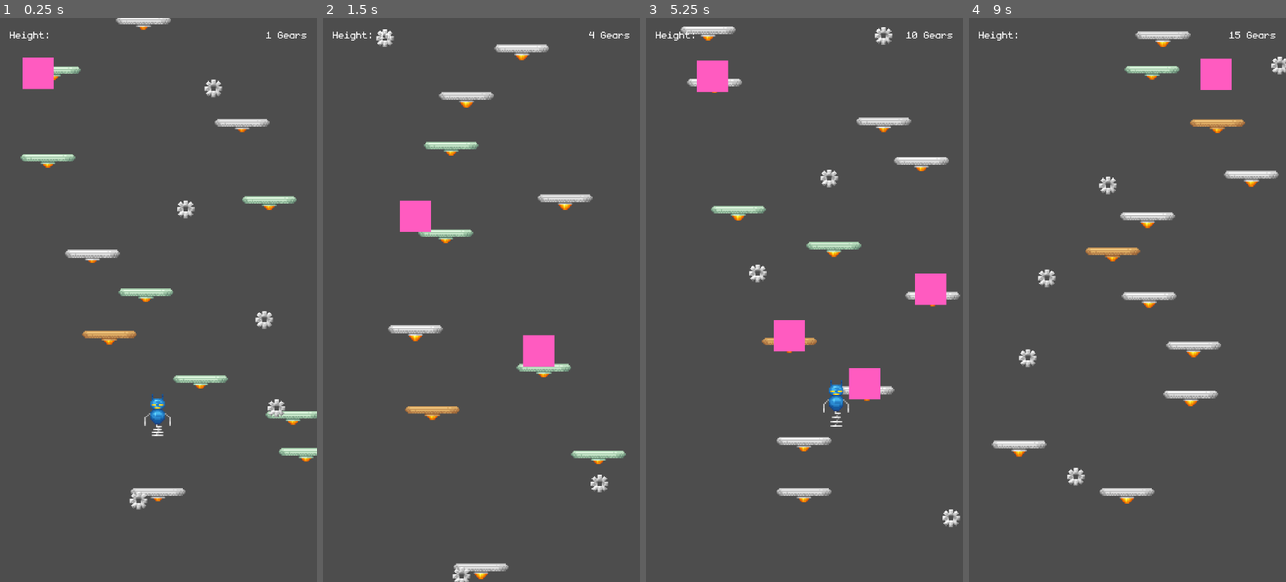
Above: before the commit, frames 1-4 (left to right).
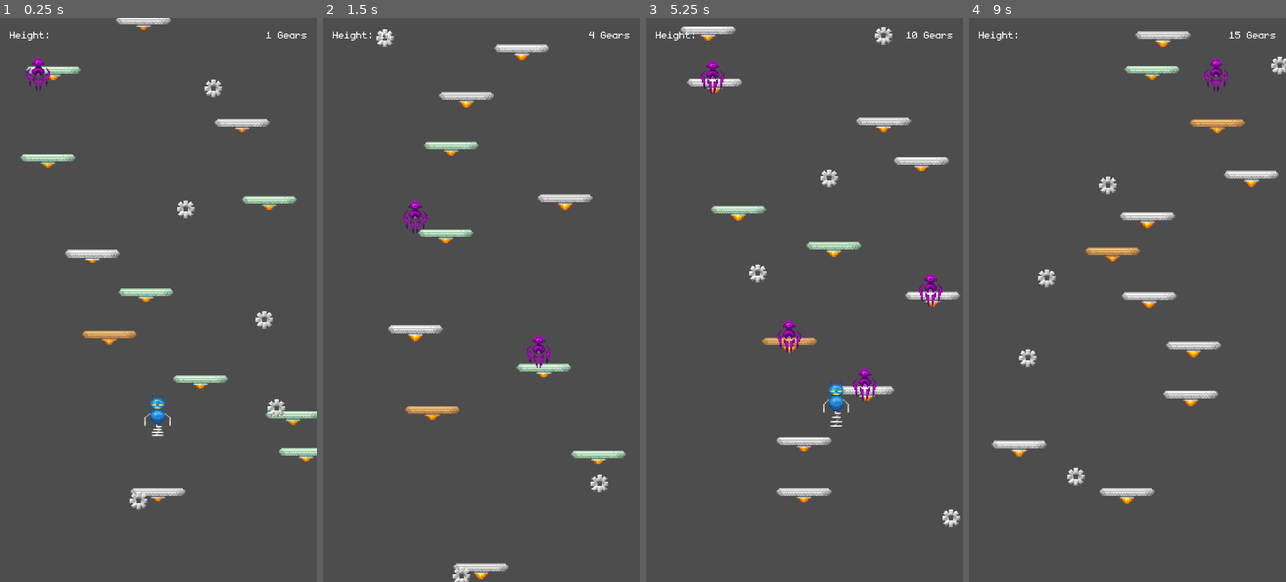
Above: after the commit, the same moments.

Repository: viteax/doodya-jump
Game: Godot game, scene res://main.tscn
The game is run twice, just before and just after one commit, with the same random seed, the same clock (stepped at 60 frames per second) and the same inputs.
Inputs:
- Up to frame 1 (0.25 s): no input
- Up to frame 2 (1.5 s): hold Space (shoot) 0.53-1.28 s; hold Right (ui_right) from 0.53 s (still down); tap Space (shoot) at 1.35 s
- Up to frame 3 (5.25 s): release Right (ui_right) at 2.03 s; hold Left (ui_left) 2.03-2.78 s; hold Space (shoot) 2.03-2.78 s; hold Right (ui_right) 2.78-4.28 s; tap Space (shoot) at 2.85, 4.35 s; hold Space (shoot) 3.53-4.28 s; hold Left (ui_left) 4.28-5.03 s; hold Right (ui_right) from 5.03 s (still down); hold Space (shoot) from 5.03 s (still down)
- Up to frame 4 (9 s): release Right (ui_right) at 5.78 s; release Space (shoot) at 5.78 s; hold Left (ui_left) 5.78-7.28 s; tap Space (shoot) at 5.85, 7.35, 8.85 s; hold Space (shoot) 6.53-7.28 s; hold Right (ui_right) from 7.28 s (still down); hold Space (shoot) 8.03-8.78 s

The runs differ from the first frame. In frame 1, 0.6% of the frame differs, in the area x 7-17%, y 6-13%; in frame 2, 1.1%; in frame 3, 2.3%, in the area x 16-95%, y 7-68%; in frame 4, 0.6%.

Commit message:
fsdfsdsa

Diff:
--- a/enemies/flying_enemy/flying_enemy.tscn
+++ b/enemies/flying_enemy/flying_enemy.tscn
@@ -3,6 +3,7 @@
 [ext_resource type="Script" uid="uid://djjtkoxtofv2a" path="res://enemies/flying_enemy/flying_enemy.gd" id="1_pamv6"]
 [ext_resource type="PackedScene" uid="uid://dif8jn0k68vod" path="res://enemies/flying_enemy/bullet.tscn" id="2_a7xgc"]
 [ext_resource type="PackedScene" uid="uid://5dw1e2nmkoe6" path="res://gear/gear.tscn" id="3_r0hab"]
+[ext_resource type="Texture2D" uid="uid://btf3kq3tlxulc" path="res://enemies/flying_enemy/flying.png" id="4_kn8qd"]
 
 [sub_resource type="RectangleShape2D" id="RectangleShape2D_0202s"]
 size = Vector2(130, 130)
@@ -19,16 +20,15 @@
 [node name="Marker2D" type="Marker2D" parent="." unique_id=107664178]
 position = Vector2(0, 88.16)
 
-[node name="ColorRect" type="ColorRect" parent="." unique_id=635223565]
-offset_left = -65.0
-offset_top = -65.0
-offset_right = 65.0
-offset_bottom = 65.0
-color = Color(0.47425056, 0.8353225, 0.13623595, 1)
-
 [node name="CollisionShape2D" type="CollisionShape2D" parent="." unique_id=927054417]
 shape = SubResource("RectangleShape2D_0202s")
 
 [node name="VisibleOnScreenNotifier2D" type="VisibleOnScreenNotifier2D" parent="." unique_id=1759893168]
 position = Vector2(2, -60)
 rect = Rect2(-67, -5, 130, 8)
+
+[node name="Sprite2D" type="Sprite2D" parent="." unique_id=1517378419]
+texture_filter = 1
+position = Vector2(-3.8146973e-06, -5.722046e-06)
+scale = Vector2(4.0666666, 4.0666676)
+texture = ExtResource("4_kn8qd")
--- a/enemies/static_enemy/static_enemy.tscn
+++ b/enemies/static_enemy/static_enemy.tscn
@@ -2,27 +2,27 @@
 
 [ext_resource type="Script" uid="uid://bijffk8leuh84" path="res://enemies/static_enemy/static_enemy.gd" id="1_ladt2"]
 [ext_resource type="PackedScene" uid="uid://5dw1e2nmkoe6" path="res://gear/gear.tscn" id="2_m0vhu"]
+[ext_resource type="Texture2D" uid="uid://cr8ai8vlkxpe6" path="res://enemies/static_enemy/static.png" id="3_q1fuu"]
 
 [sub_resource type="RectangleShape2D" id="RectangleShape2D_tgw8c"]
-size = Vector2(64, 64)
+size = Vector2(50, 64)
 
 [sub_resource type="RectangleShape2D" id="RectangleShape2D_ladt2"]
-size = Vector2(64, 64)
+size = Vector2(50, 64)
 
 [node name="StaticEnemy" type="CharacterBody2D" unique_id=1687192053]
 collision_layer = 2
 script = ExtResource("1_ladt2")
 gear_scene = ExtResource("2_m0vhu")
 
-[node name="ColorRect" type="ColorRect" parent="." unique_id=607307487]
-offset_left = -32.0
-offset_top = -32.0
-offset_right = 32.0
-offset_bottom = 32.0
-color = Color(1, 0.35904852, 0.7526497, 1)
-
 [node name="CollisionShape2D" type="CollisionShape2D" parent="." unique_id=813087120]
 shape = SubResource("RectangleShape2D_tgw8c")
+
+[node name="Sprite2D" type="Sprite2D" parent="CollisionShape2D" unique_id=1809860074]
+texture_filter = 1
+position = Vector2(1.4305115e-06, 2.861023e-06)
+scale = Vector2(2.181818, 2.181818)
+texture = ExtResource("3_q1fuu")
 
 [node name="Area2D" type="Area2D" parent="." unique_id=688957623]
 collision_layer = 0
@@ -32,4 +32,4 @@
 shape = SubResource("RectangleShape2D_ladt2")
 
 [node name="VisibleOnScreenNotifier2D" type="VisibleOnScreenNotifier2D" parent="." unique_id=1015127647]
-rect = Rect2(-32, -32, 64, 64)
+rect = Rect2(-25, -32, 50, 64)
Not shown, added: .DS_Store
